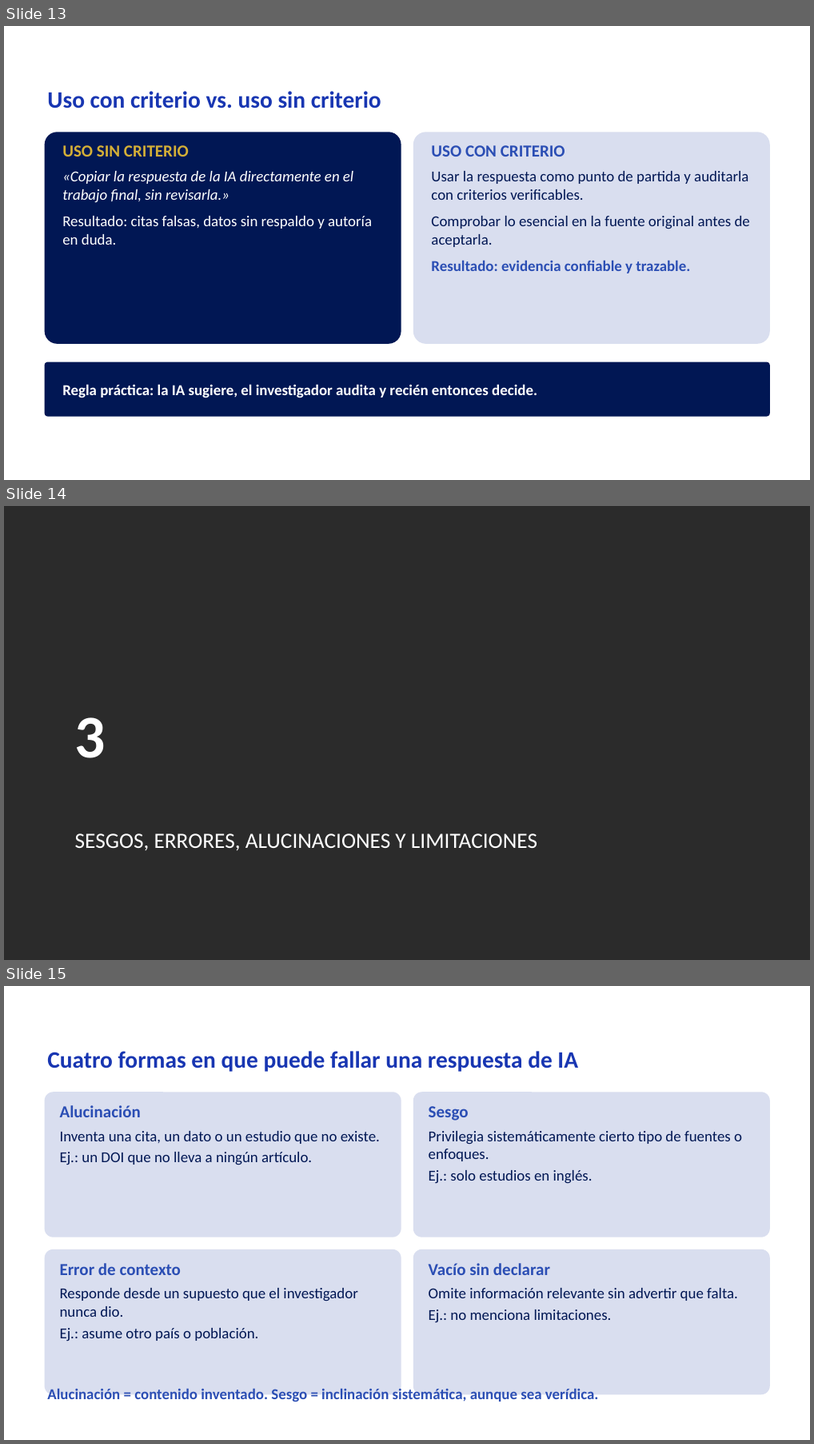
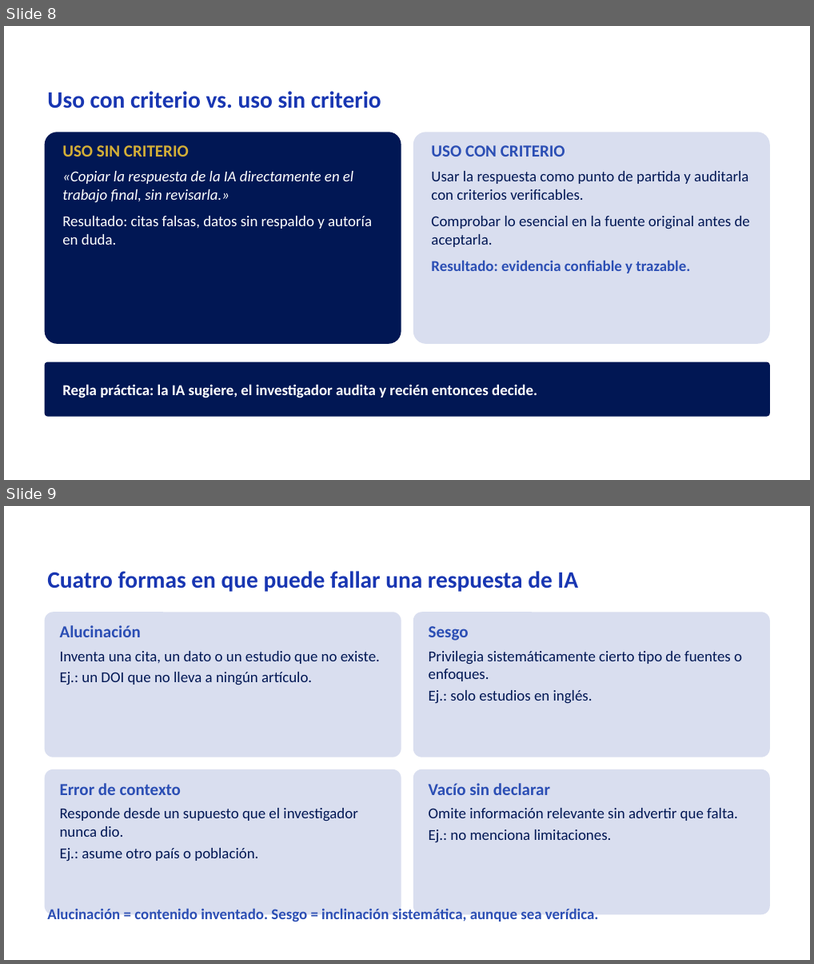
Before and after one commit to Rociosayan/analitica-empresarial-integrada, a slide deck: Sesion_03_mejorada.pptx. Shown one above the other, each under a label of ours: slides 13, 14 and 15 before the commit, slides 8 and 9 after it. The pictures are 814x1444 and 814x964 pixels, drawn with LibreOffice and Linux fonts; fonts in the diff are those of the drawing; background and template pictures are left out; a plain dark background stands for a picture behind light text. Boxes give left, top, right and bottom in pixels: in the first picture for what was removed or moved away, otherwise in the second. Text is boxed around its words. In the diff, an @@ line names an element or a change of style, - is before the commit and + after.

```diff
--- a/Sesion_03_mejorada.pptx
+++ b/Sesion_03_mejorada.pptx
@@ slide 14 removed at (4, 506, 810, 960), background picture (left out) @@
@@ text removed at (75, 717, 106, 758) @@
-3
@@ text removed at (75, 833, 538, 851) @@
-SESGOS, ERRORES, ALUCINACIONES Y LIMITACIONES
@@ what was slide 13 is now slide 8 @@
@@ what was slide 15 is now slide 9 @@
```
Also in this commit, not shown: 2 slides changed, 1 slide added, 12 other slides removed.
